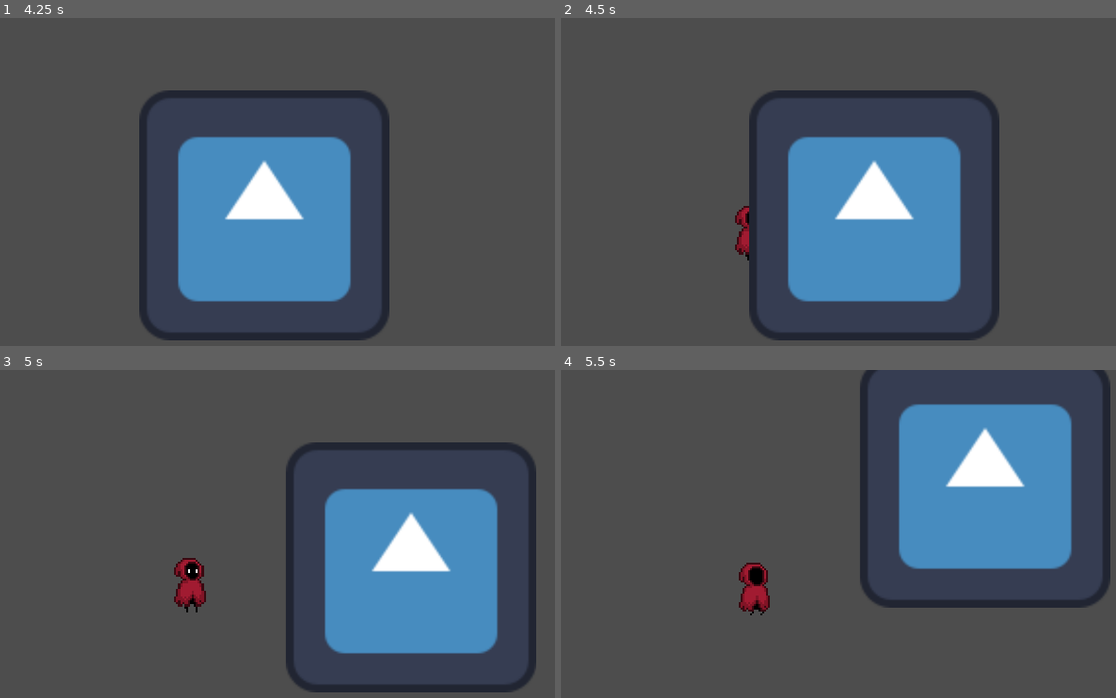
Above: before the commit, frames 1-4 (two rows, left to right).
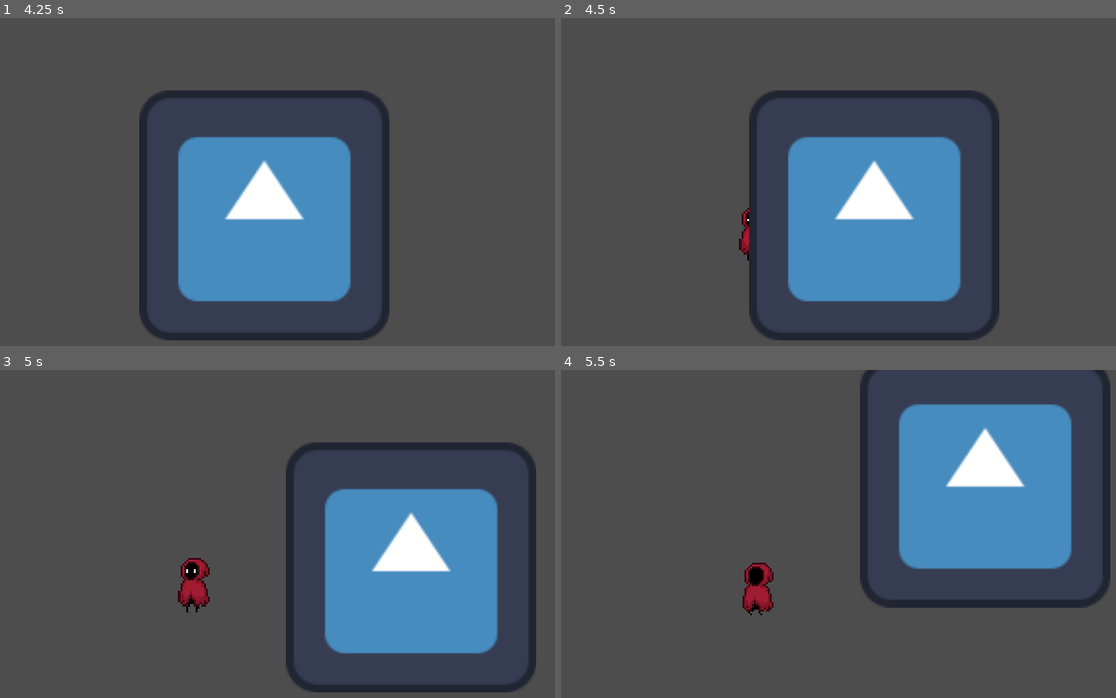
Above: after the commit, the same moments.

Repository: Jerga99/godot-2d-game-course
Game: Godot game, scene res://play_scene.tscn
Two runs of this game, one before a commit and one after it. Both use one fixed random seed, a clock stepped at 60 frames per second and the inputs below. The engine's default icon, where the game draws it, is replaced by a stand-in: a white triangle on a blue panel in a dark square.
Inputs:
- Up to frame 1 (4.25 s): hold D (right) 0.53-1.28 s; hold S (down) 1.28-2.03 s; hold D (right) 2.03-2.78 s; hold W (up) 2.78-3.53 s; hold A (left) from 3.53 s (still down)
- Up to frame 2 (4.5 s): keep holding A (left)
- Up to frame 3 (5 s): keep holding A (left)
- Up to frame 4 (5.5 s): release A (left) at 5.03 s; hold S (down) from 5.03 s (still down)

Frame 1 is identical in both runs. In frame 2, 0.2% of the frame differs, in the area x 31-34%, y 57-73%; in frame 3, 0.5%, in the area x 31-38%, y 57-73%; in frame 4, 0.4%.

Commit message:
Flip Animated Sprite

Diff:
--- a/player.gd
+++ b/player.gd
@@ -1,11 +1,22 @@
 extends Node2D
 
 @export var speed: float = 20
+
+@onready var animated_sprite: AnimatedSprite2D = $AnimatedSprite2D
+
+#func _ready():
+	#animated_sprite = get_node("AnimatedSprite2D")
 
 func _process(delta: float):
 	var horizontal = Input.get_axis("left", "right")
 	var vertical = Input.get_axis("up", "down")
 
 	var movement = Vector2(horizontal, vertical)
+	var n_movement = movement.normalized()
+	self.position += n_movement * speed * delta
 
-	self.position += movement.normalized() * speed * delta
+	if n_movement.length() > 0:
+		if horizontal > 0:
+			animated_sprite.flip_h = false
+		elif horizontal < 0:
+			animated_sprite.flip_h = true
